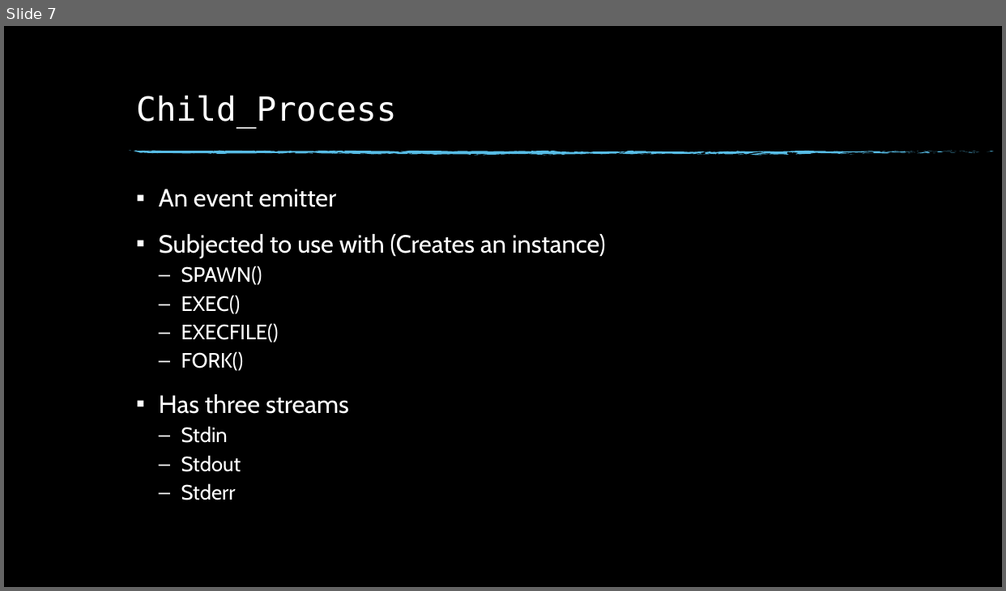
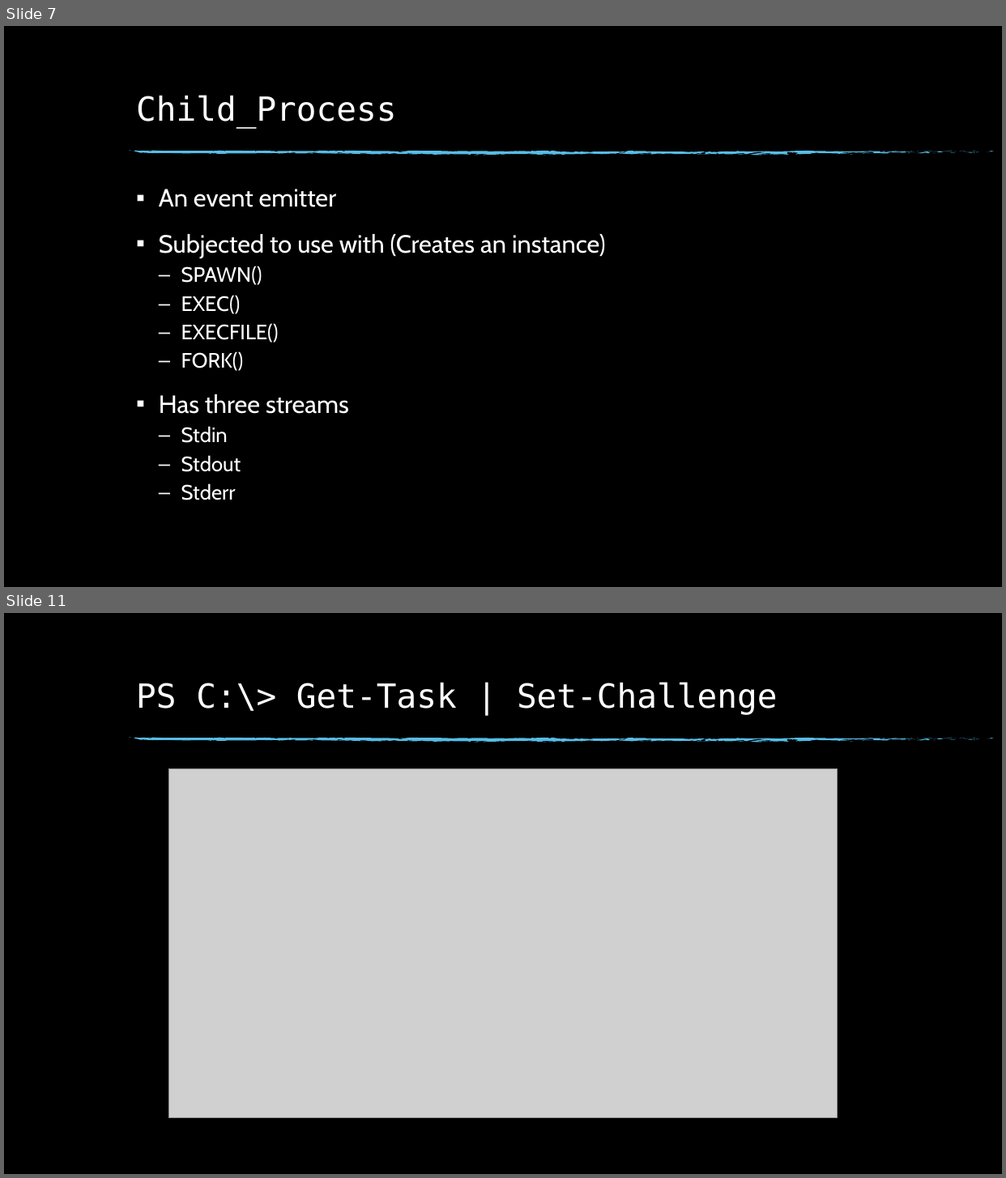
Before and after one commit to ChendrayanV/Events-2018-2019, a slide deck: PSBUG-AUG2018-Meetup/Web Framework for PowerShell.pptx. Shown one above the other, each under a label of ours: slide 7 before the commit, slides 7 and 11 after it; the slides between them are not shown. The pictures are 1006x591 and 1006x1178 pixels, drawn with LibreOffice and Linux fonts; fonts in the diff are those of the drawing; grey boxes stand for pictures; background and template pictures are left out. Boxes give left, top, right and bottom in pixels: in the first picture for what was removed or moved away, otherwise in the second. Text is boxed around its words. In the diff, an @@ line names an element or a change of style, - is before the commit and + after.

```diff
--- a/PSBUG-AUG2018-Meetup/Web Framework for PowerShell.pptx
+++ b/PSBUG-AUG2018-Meetup/Web Framework for PowerShell.pptx
@@ slide 11 added at (4, 613, 1002, 1174), background picture (left out); not listed: 74 template elements that a slide beside it also shows @@
@@ title added at (136, 682, 778, 715), 32 pt, text #FFFFFF @@
+PS C:\> Get-Task | Set-Challenge
@@ picture added at (168, 769, 837, 1118) @@
```
Also in this commit, not shown: 3 other slides added, 1 slide removed, 1 other file.
